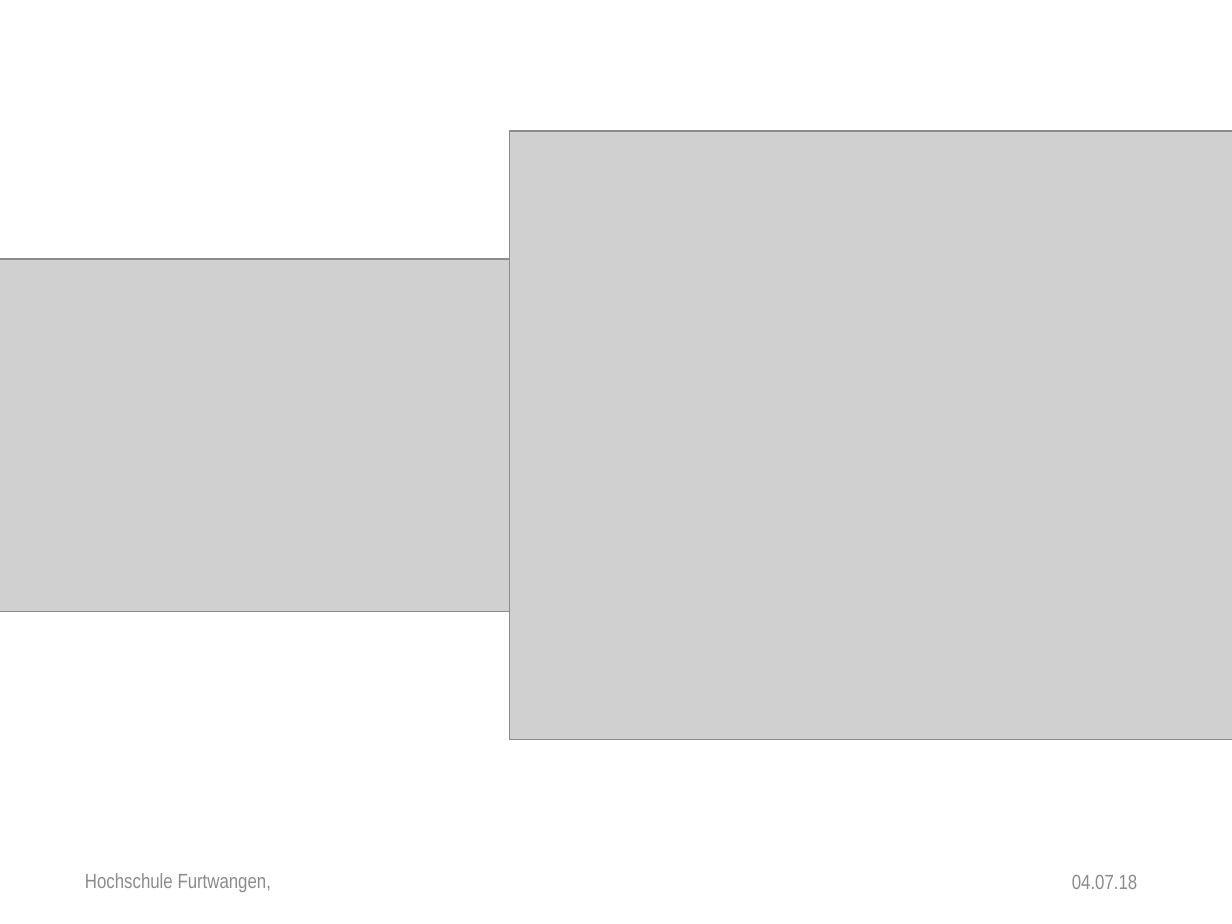
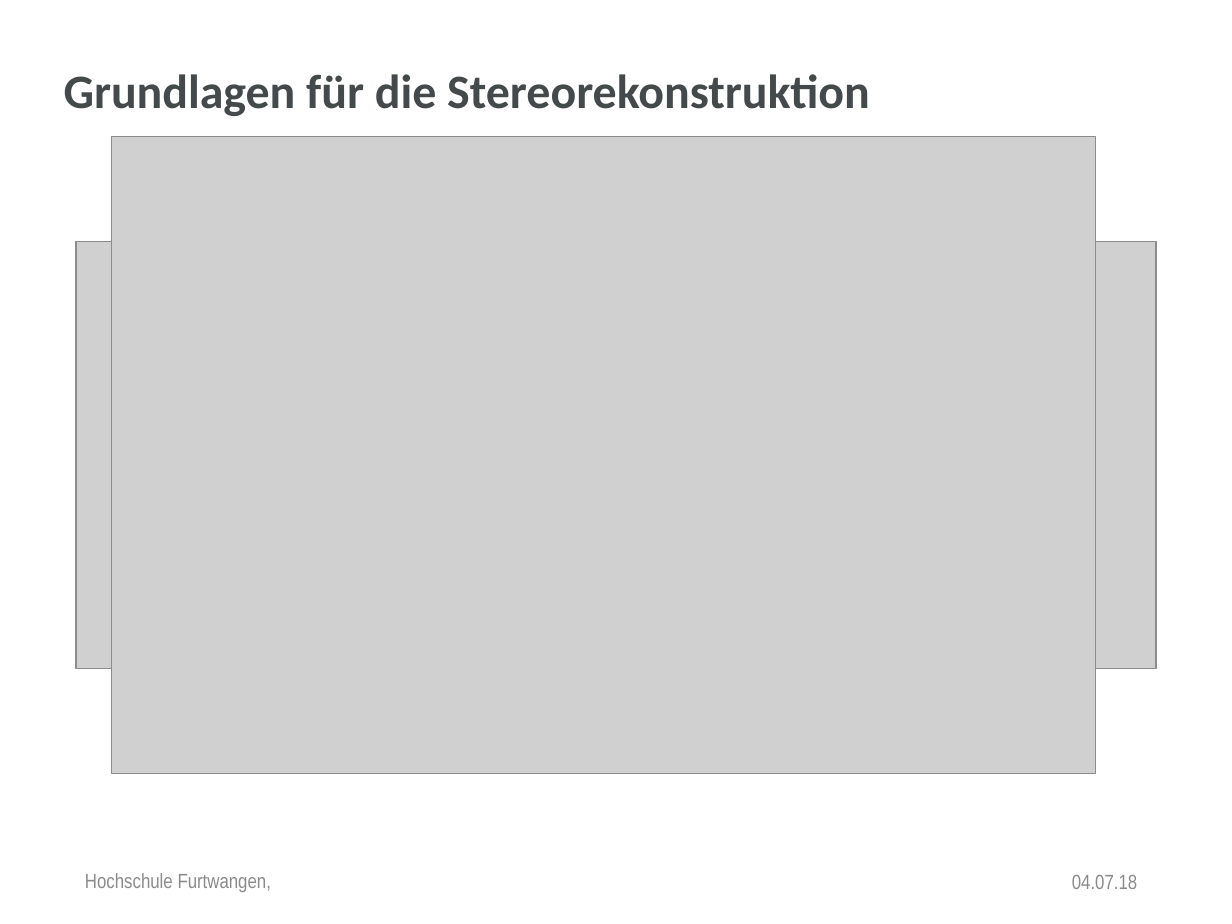
Before and after one commit to anjak610/MasterDuCC, a slide deck: slide 7 of Thesis/Disputation/PowerPointPresentation/New_Dispo_HFU_Design.pptx. Drawn at 1232x924 pixels with LibreOffice and Linux fonts; fonts in the diff are those of the drawing; grey boxes stand for pictures; background and template pictures are left out. Boxes give left, top, right and bottom in pixels: in the first picture for what was removed or moved away, otherwise in the second. Text is boxed around its words. In the diff, an @@ line names an element or a change of style, - is before the commit and + after.

```diff
--- a/Thesis/Disputation/PowerPointPresentation/New_Dispo_HFU_Design.pptx
+++ b/Thesis/Disputation/PowerPointPresentation/New_Dispo_HFU_Design.pptx
@@ title added at (64, 74, 870, 116), 28 pt, text #444A4B, bold @@
+Grundlagen für die Stereorekonstruktion
@@ picture: place and size @@
-picture at (509, 131, 1232, 739)
+picture at (112, 137, 1096, 774)
@@ picture: place and size @@
-picture at (0, 259, 674, 611)
+picture at (76, 241, 1157, 668)
```
Also in this commit, not shown: 3 other slides changed.
